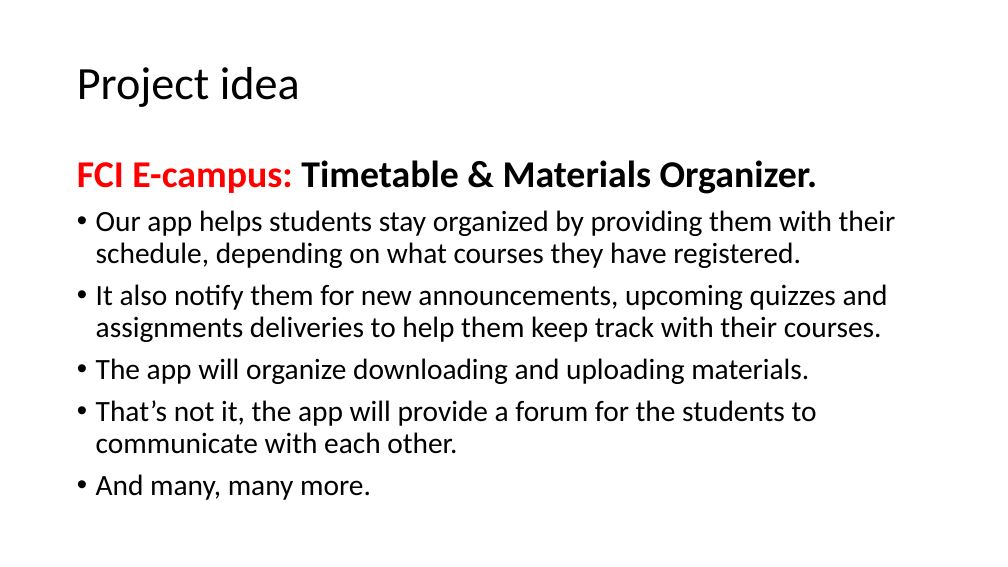
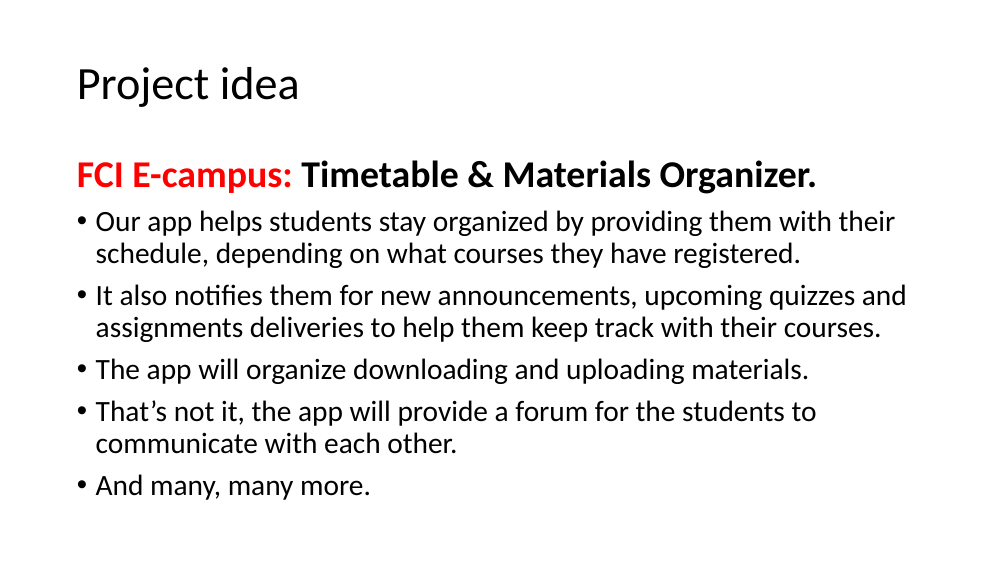
Before and after one commit to FCI-E-campus/fci-e-campus-docs, a slide deck: slide 2 of Mid-year document & presentation/FCI-CU-GP-Midyear-Presentation.pptx. Drawn at 1008x567 pixels with LibreOffice and Linux fonts; fonts in the diff are those of the drawing. Boxes give left, top, right and bottom in pixels: in the first picture for what was removed or moved away, otherwise in the second. Text is boxed around its words. In the diff, an @@ line names an element or a change of style, - is before the commit and + after.

Commit message:
ERD finished and added to presentation, some typos fixed

```diff
--- a/Mid-year document & presentation/FCI-CU-GP-Midyear-Presentation.pptx
+++ b/Mid-year document & presentation/FCI-CU-GP-Midyear-Presentation.pptx
@@ text at <box>96,284,907,342</box>: text changed @@
-• It also notify them for new announcements, upcoming quizzes and assignments deliveries to help them keep track with their courses.
+• It also notifies them for new announcements, upcoming quizzes and assignments deliveries to help them keep track with their courses.
```
Also in this commit, not shown: 2 slides added, 11 other files.
